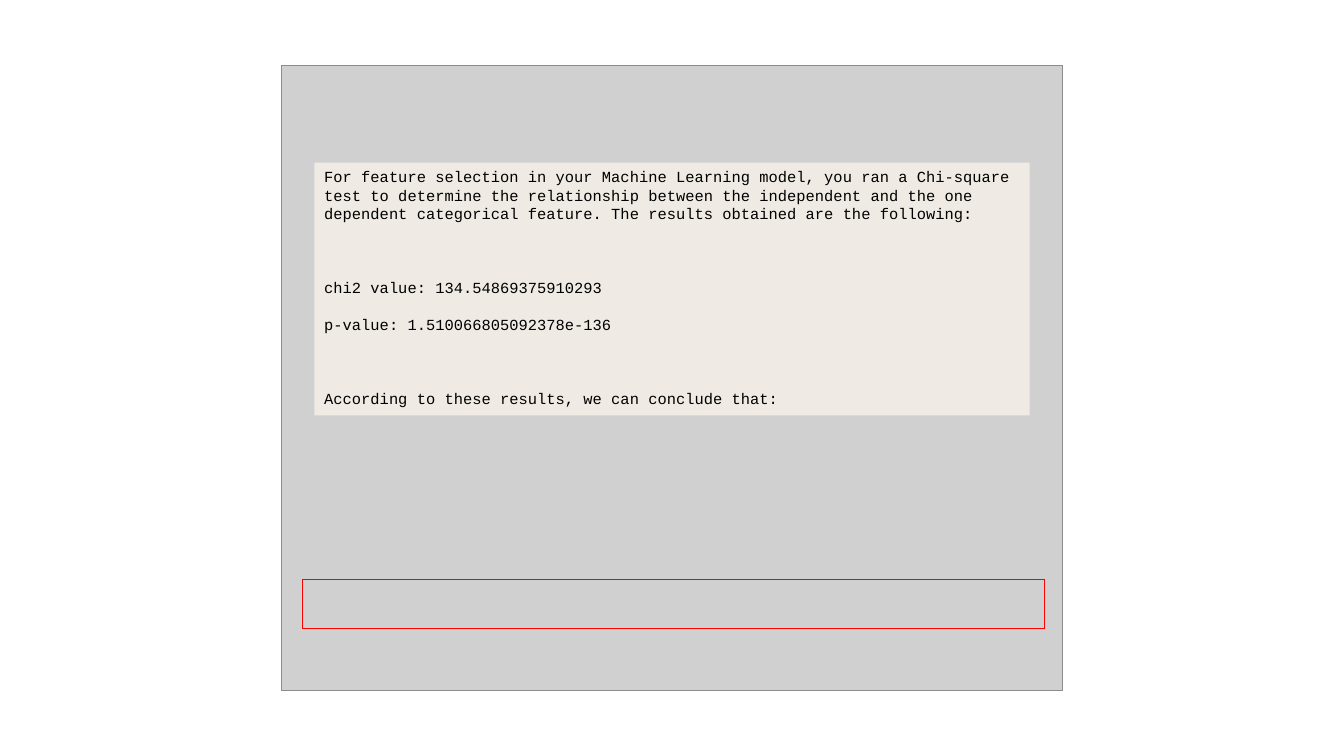
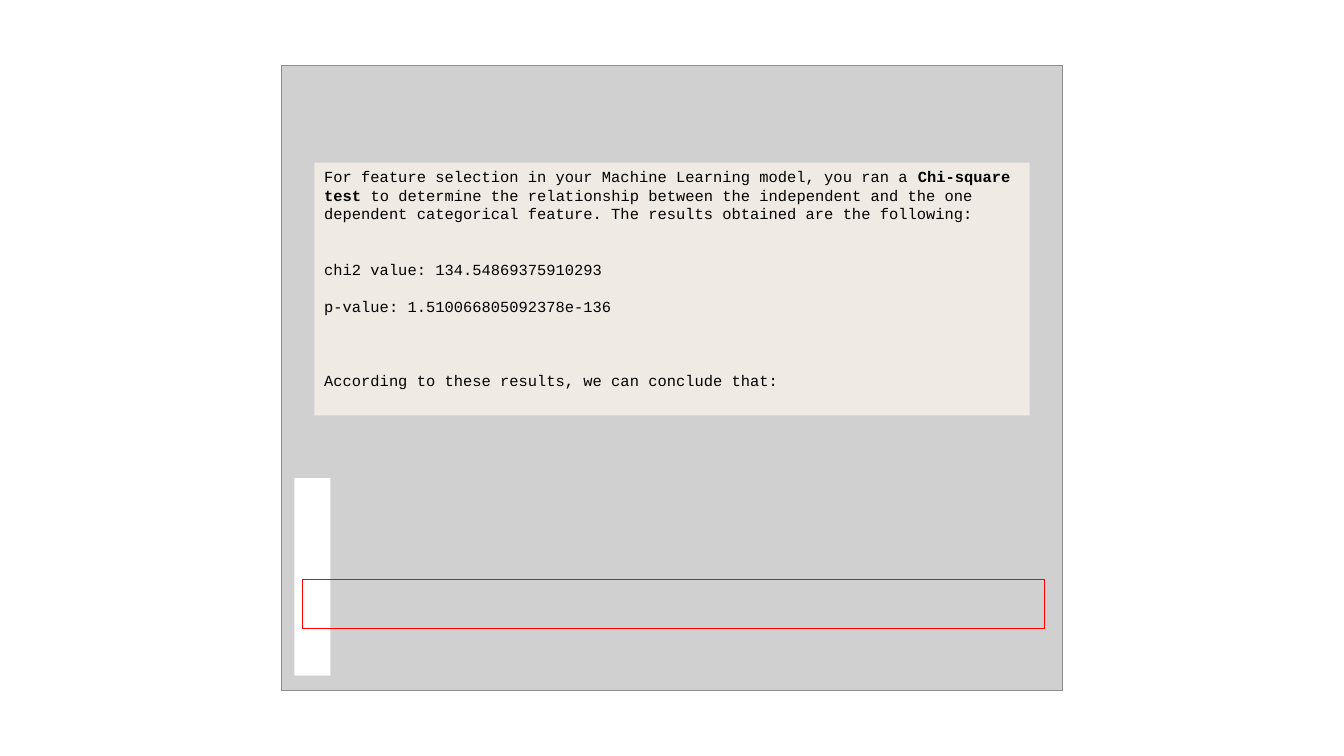
Before and after one commit to JNYH/DataCamp_Assessment, a slide deck: slide 56 of Statistical_Experimentation.pptx (slide 43 before the commit). Drawn at 1344x756 pixels with LibreOffice and Linux fonts; fonts in the diff are those of the drawing; grey boxes stand for pictures. Boxes give left, top, right and bottom in pixels: in the first picture for what was removed or moved away, otherwise in the second. Text is boxed around its words. In the diff, an @@ line names an element or a change of style, - is before the commit and + after.

```diff
--- a/Statistical_Experimentation.pptx
+++ b/Statistical_Experimentation.pptx
@@ text in rectangle at [324,171,1011,223]: bold on in "Chi-square test" @@
@@ rectangle added at [294,478,331,676], fill #FFFFFF @@
```
Also in this commit, not shown: 6 other slides changed, 10 slides added, 1 slide removed, 1 other file.
